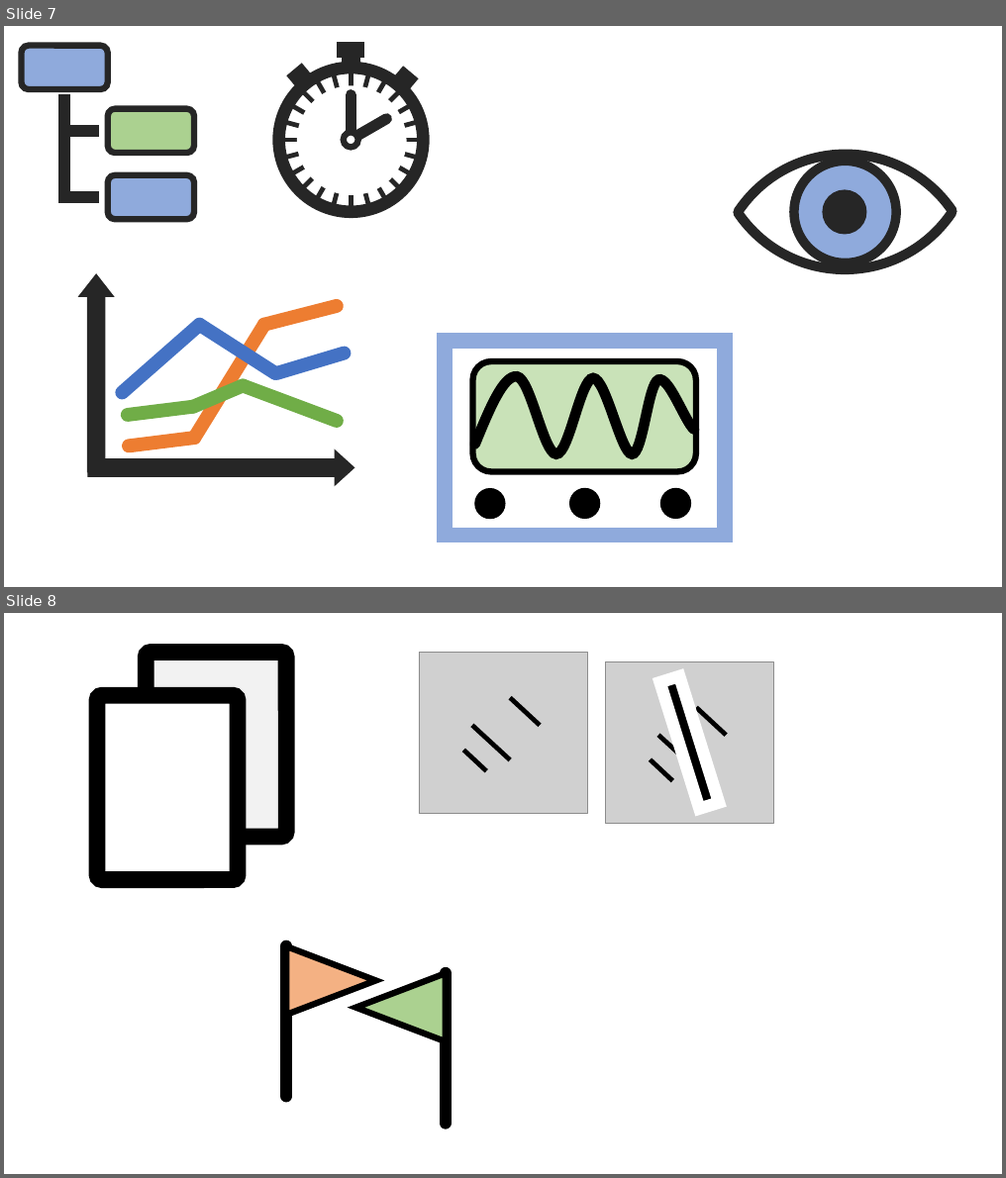
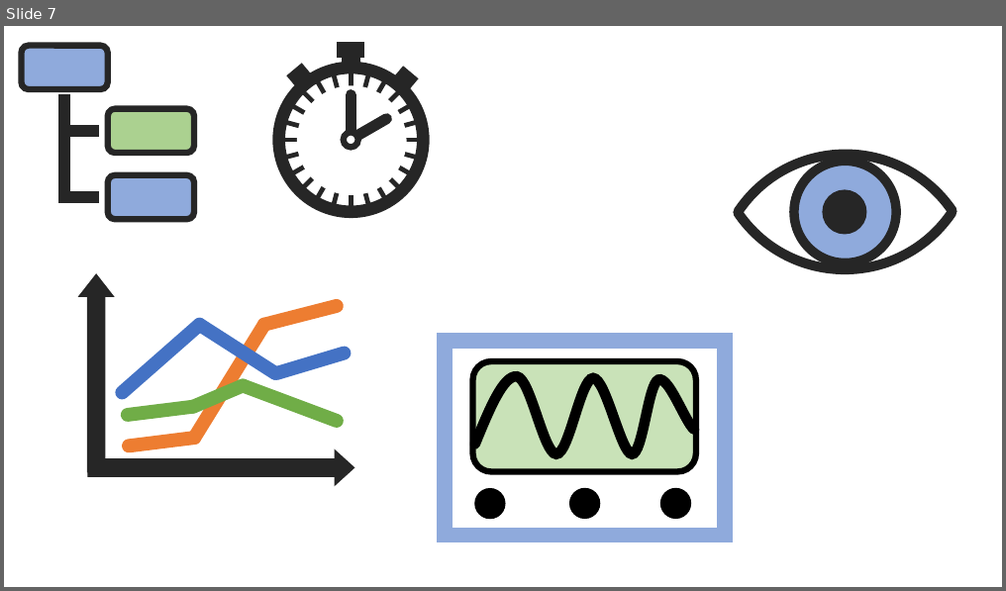
Before and after one commit to scrutinydebugger/scrutiny-devtools, a slide deck: graphics/graphics.pptx. Shown one above the other, each under a label of ours: slides 7 and 8 before the commit, slide 7 after it. The pictures are 1006x1178 and 1006x591 pixels, drawn with LibreOffice and Linux fonts; fonts in the diff are those of the drawing; grey boxes stand for pictures. Boxes give left, top, right and bottom in pixels: in the first picture for what was removed or moved away, otherwise in the second. Text is boxed around its words. In the diff, an @@ line names an element or a change of style, - is before the commit and + after.

```diff
--- a/graphics/graphics.pptx
+++ b/graphics/graphics.pptx
@@ slide 8 removed at <box>4,613,1002,1174</box>, background #FFFFFF @@
@@ rounded rectangle removed at <box>146,652,286,837</box> @@
@@ rounded rectangle removed at <box>97,695,238,880</box> @@
@@ group removed at <box>419,652,587,814</box>: 3 lines, 1 picture @@
@@ group removed at <box>605,662,773,823</box>: 3 lines, 1 picture, 1 rectangle @@
@@ line removed from (286, 947) to (286, 1096) @@
@@ triangle removed at <box>286,948,375,1015</box> @@
@@ triangle removed at <box>355,974,446,1043</box> @@
@@ line removed from (446, 973) to (446, 1124) @@
```
Also in this commit, not shown: 1 slide added, 3 other files.
